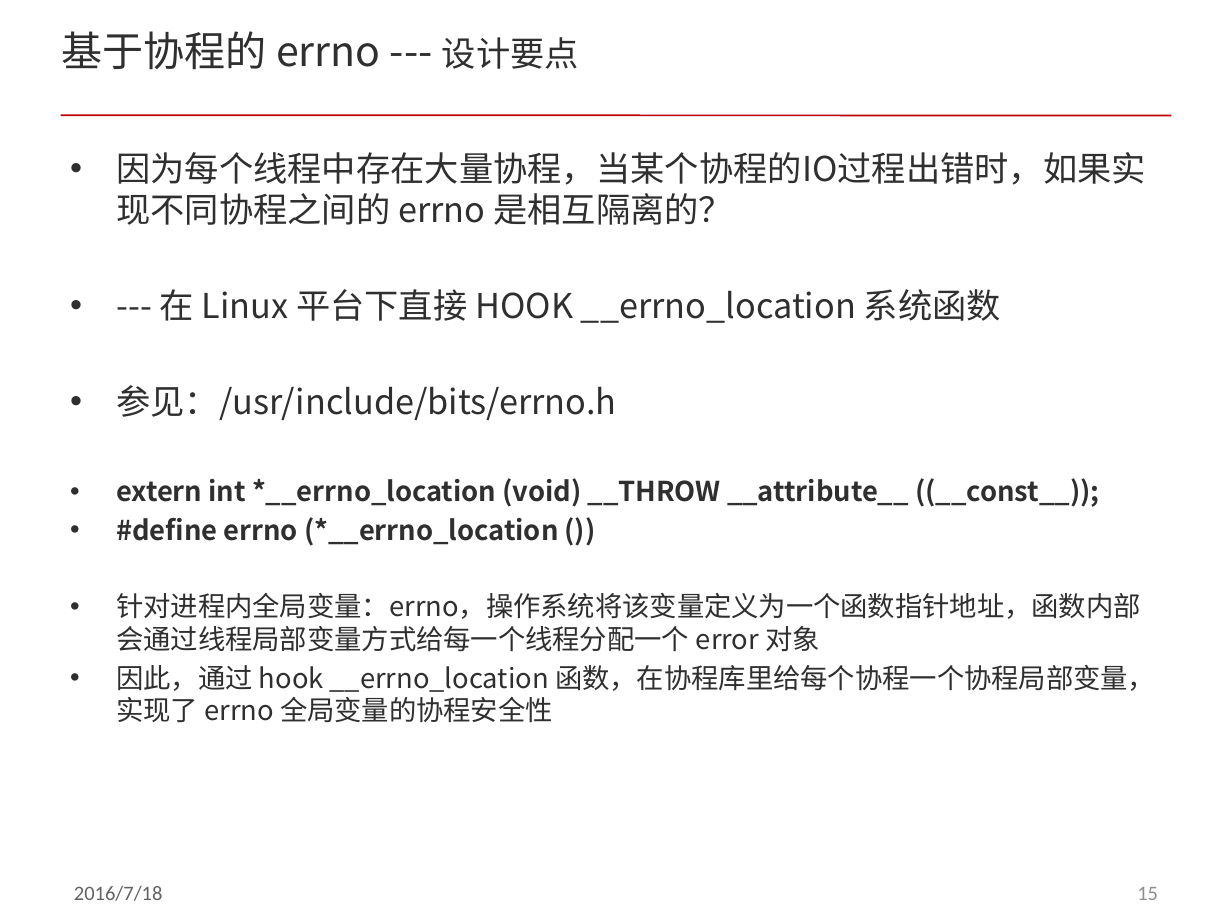
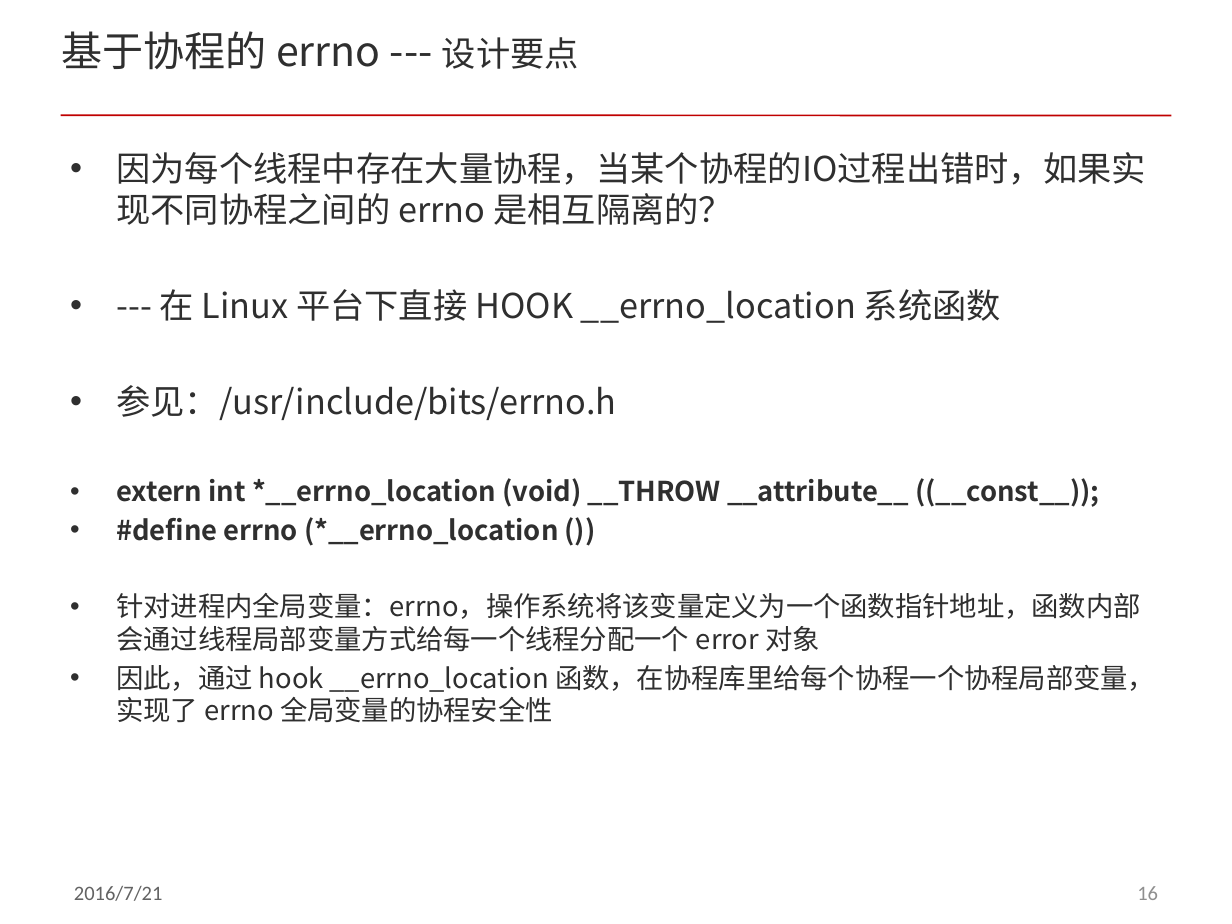
Before and after one commit to ddxflqm/acl, a slide deck: slide 16 of doc/acl_fiber.pptx (slide 15 before the commit). Drawn at 1232x924 pixels with LibreOffice and Linux fonts; fonts in the diff are those of the drawing; background and template pictures are left out. Boxes give left, top, right and bottom in pixels: in the first picture for what was removed or moved away, otherwise in the second. Text is boxed around its words. In the diff, an @@ line names an element or a change of style, - is before the commit and + after.

```diff
--- a/doc/acl_fiber.pptx
+++ b/doc/acl_fiber.pptx
@@ text at bbox=[74, 886, 163, 901]: text changed @@
-2016/7/18
+2016/7/21
@@ page number at bbox=[1137, 886, 1158, 900]: text changed @@
-15
+16
```
Also in this commit, not shown: 24 other slides changed, 2 slides added, 1 slide removed.
